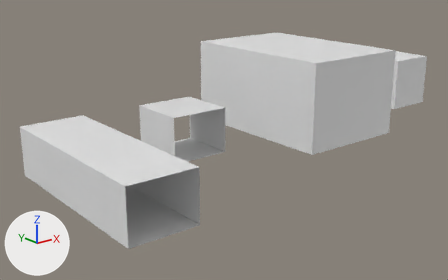
The Blender file Models/world.blend, before and after one commit.
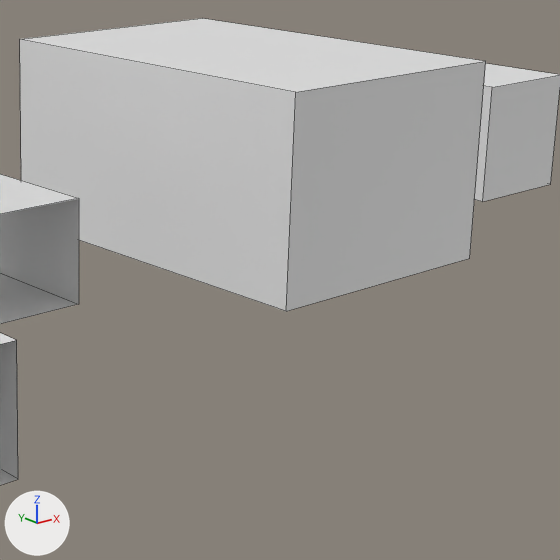
Each version appears first whole from a 50 mm camera at (-11.18, -16.15, 6.48) aimed at (1.66, -0.1, 0.06), and next in a close-up on the part from 43% to 95% of the width and 9% to 92% of the height. Arrows for +X, +Y and +Z are at lower left; the lights stay in place. The close-ups show mesh edges as thin lines.

The first close-up shows 'Cube', 'Cube.001', 'Hallway', 'LongHallway'.
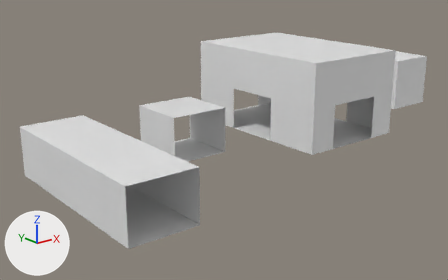
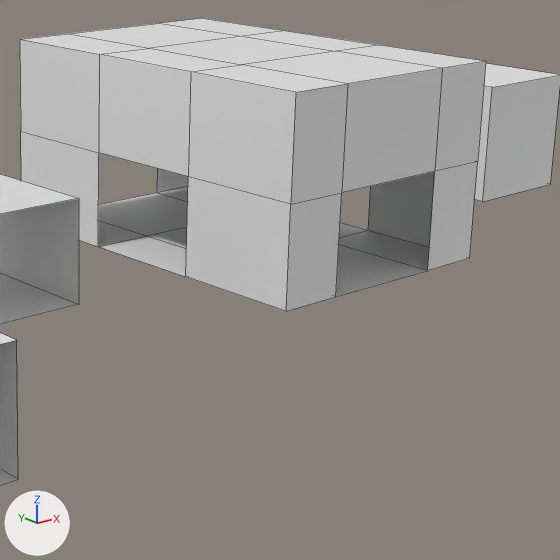
Location of each change, [x1, y1, x2, y2] in pixels of the close-ups (560 x 560 px):
part 1 of me_cube_002, added
    after: [20, 18, 486, 311]

The edits, one by one:
me_cube_002 is used by ob_cube; location (5.0, 0.0, 0.0).
me_cube_002 had 8 vertices, 6 faces and spanned x -2.0..2.0, y -3.0..3.0, z 0.0..3.0.
me_cube_002 now has 44 vertices, 38 faces and spans x -2.0..2.0, y -3.0..3.0, z 0.0..3.0.
me_cube_002 part 1: 36 vertices added at x -2.0..2.0, y -3.0..3.0, z 0.0..3.0.
